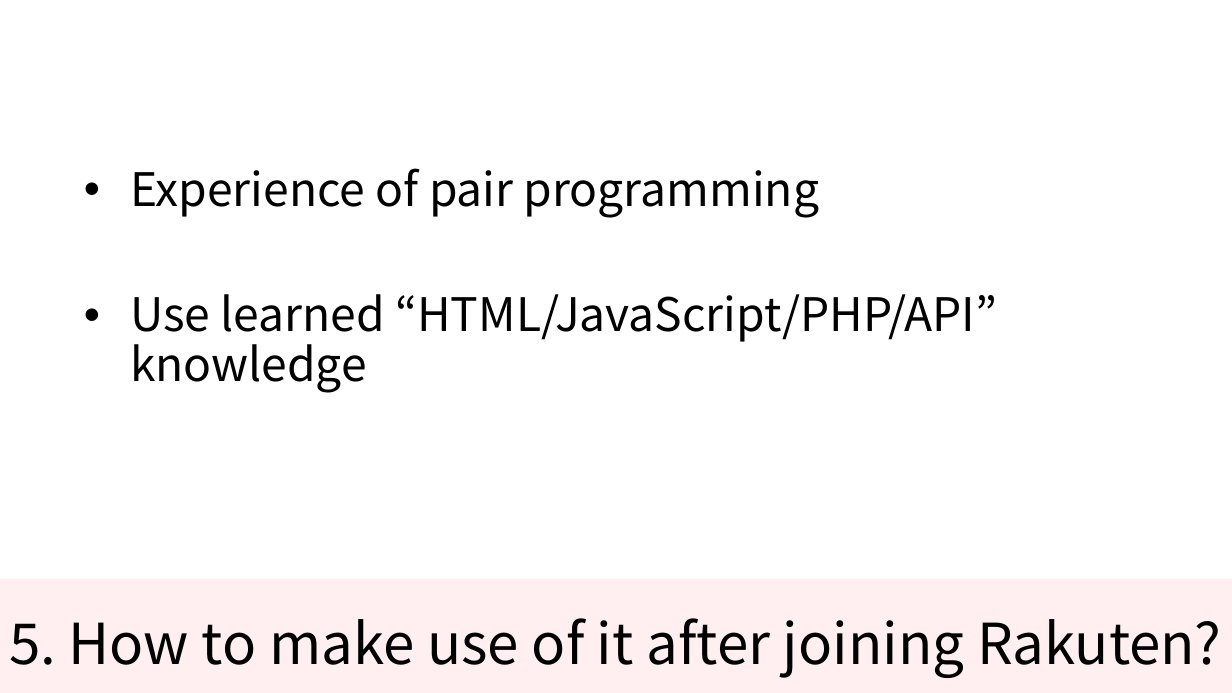
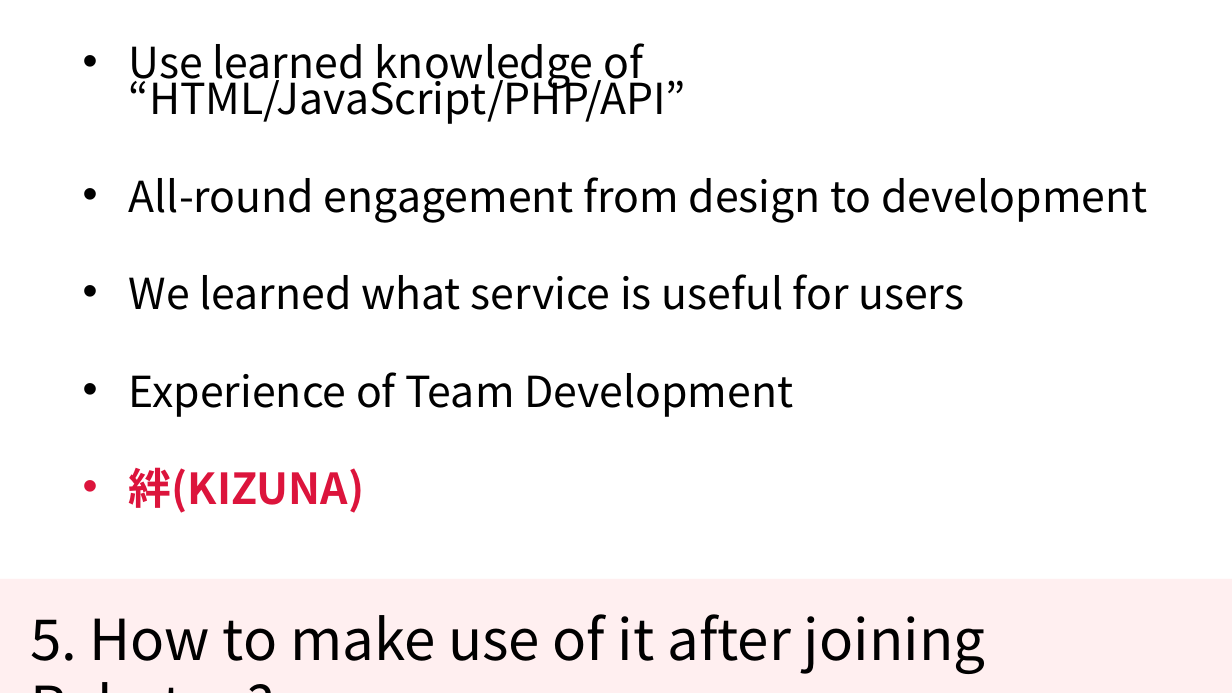
Before and after one commit to KNobuki/Rakuten_fashion, a slide deck: slide 19 of presentation/Presentation.pptx (slide 15 before the commit). Drawn at 1232x693 pixels with LibreOffice and Linux fonts; fonts in the diff are those of the drawing. Boxes give left, top, right and bottom in pixels: in the first picture for what was removed or moved away, otherwise in the second. Text is boxed around its words. In the diff, an @@ line names an element or a change of style, - is before the commit and + after.

```diff
--- a/presentation/Presentation.pptx
+++ b/presentation/Presentation.pptx
@@ text at [129, 43, 1147, 513]: text changed; size 36 to 33.3 pt @@
-• Experience of pair programming
-• Use learned “HTML/JavaScript/PHP/API” knowledge
+• Use learned knowledge of “HTML/JavaScript/PHP/API”
+• All-round engagement from design to development
+• We learned what service is useful for users
+• Experience of Team Development
+• 絆(KIZUNA)
@@ text "5. How to make use ..." rewrapped from [9, 618, 1222, 678] to [30, 614, 986, 674] @@
```
Also in this commit, not shown: 10 other slides changed, 5 slides added.
